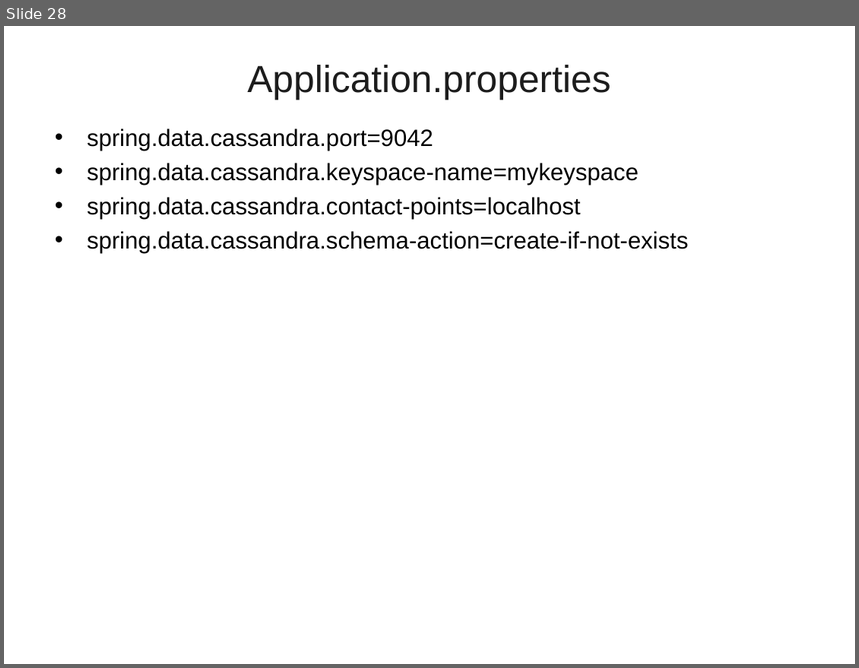
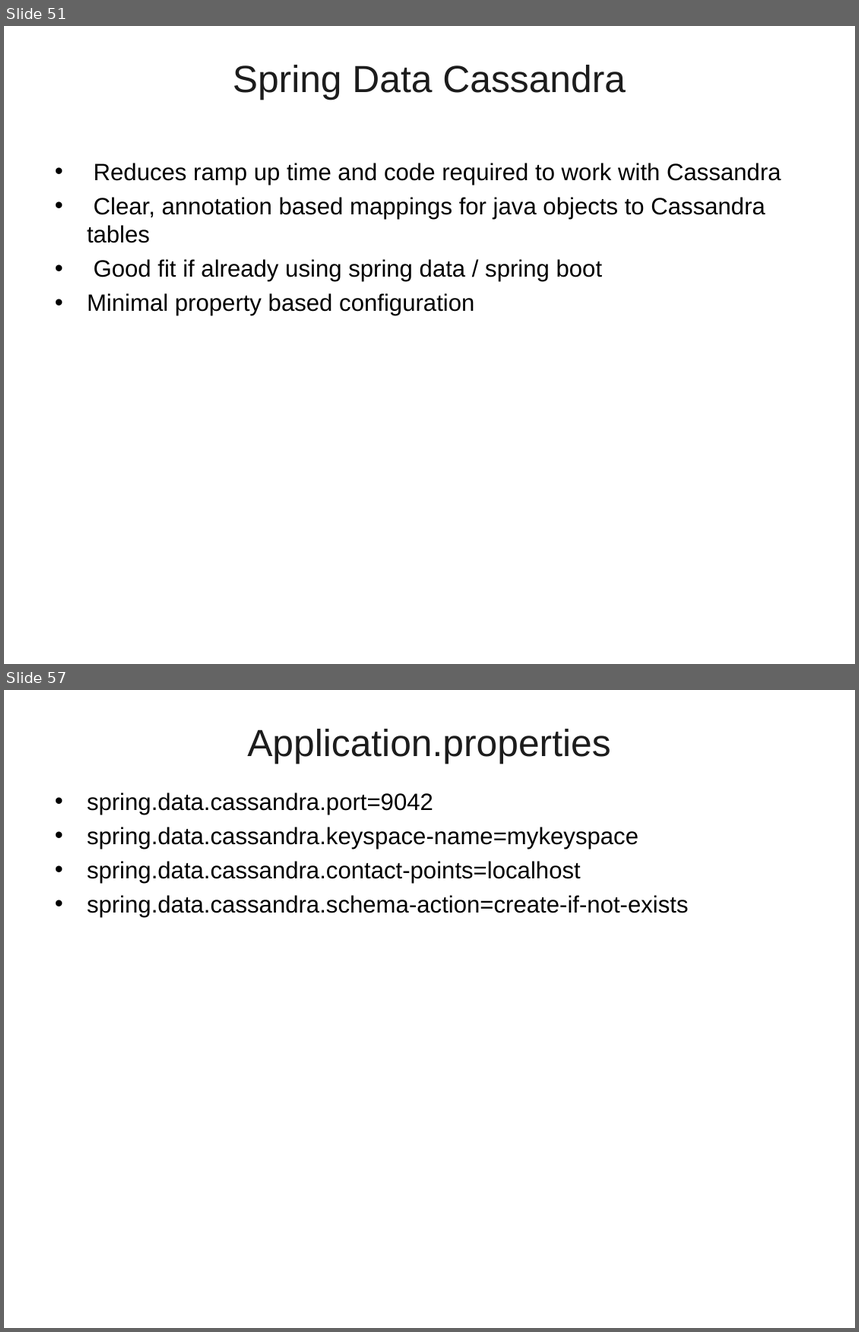
Before and after one commit to vicky-sai/PPTs, a slide deck: SpringData_NoSQL.ppt. Shown one above the other, each under a label of ours: slide 28 before the commit, slides 51 and 57 after it; the slides between them are not shown. The pictures are 859x668 and 859x1332 pixels, drawn with LibreOffice and Linux fonts; fonts in the diff are those of the drawing; background and template pictures are left out. Boxes give left, top, right and bottom in pixels: in the first picture for what was removed or moved away, otherwise in the second. Text is boxed around its words. In the diff, an @@ line names an element or a change of style, - is before the commit and + after.

```diff
--- a/SpringData_NoSQL.ppt
+++ b/SpringData_NoSQL.ppt
@@ slide 51 added at (4,26,855,664), background picture (left out) @@
@@ title added at (233,65,626,100), 32 pt, text #1C1C1C @@
+Spring Data Cassandra
@@ text added at (87,163,781,316), 20 pt, text #000000 @@
+• Reduces ramp up time and code required to work with Cassandra
+• Clear, annotation based mappings for java objects to Cassandra tables
+• Good fit if already using spring data / spring boot
+• Minimal property based configuration
@@ what was slide 28 is now slide 57 @@
```
Also in this commit, not shown: 1 slide changed, 28 other slides added, 3 slides removed.
